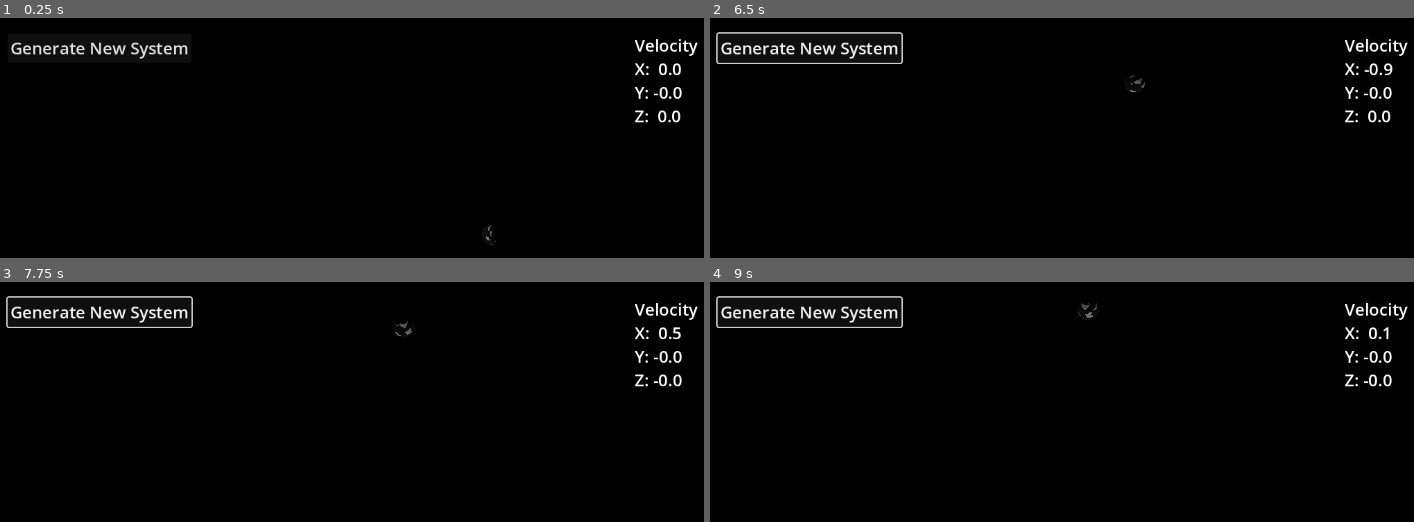
Above: before the commit, frames 1-4 (two rows, left to right).
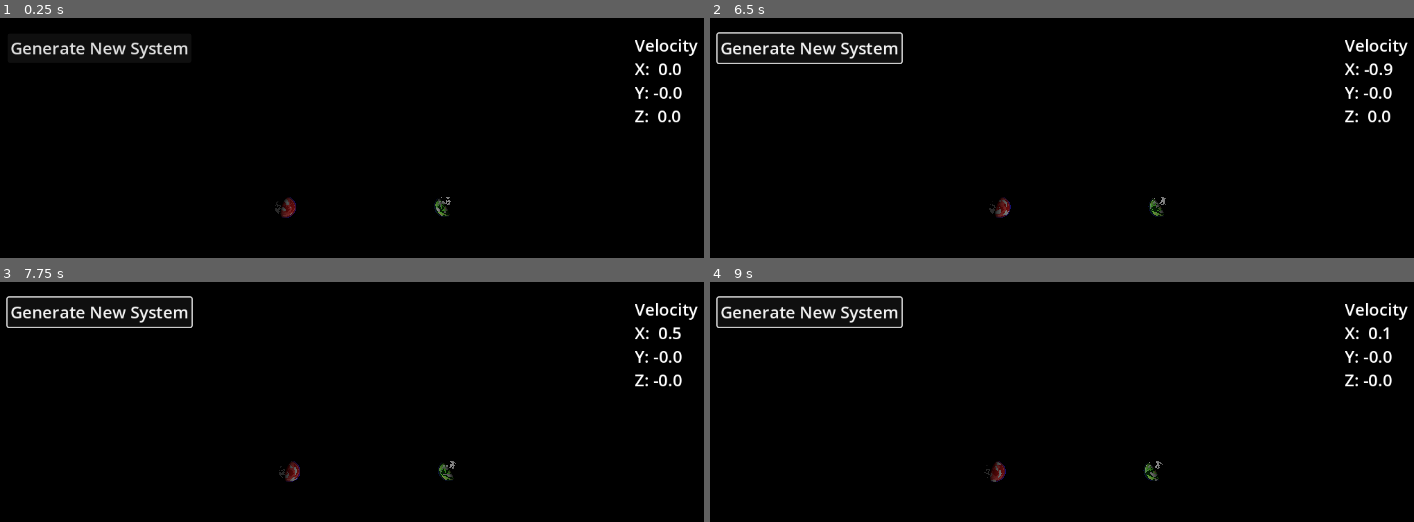
Above: after the commit, the same moments.

Repository: kruzaavn/solar_system_model
Game: Godot game, scene res://scenes/system/system.tscn
The game is run twice, just before and just after one commit, with the same random seed, the same clock (stepped at 60 frames per second) and the same inputs.
Inputs (mouse positions are in pixels of both pictures, inside the frame that each line leads up to):
- Up to frame 1 (0.25 s): no input
- Up to frame 2 (6.5 s): click "Generate New System" at 0.5 s; click "Generate New System" at 1.25 s; tap Enter at 2, 3.5, 5.75 s; move the mouse to (1273, 219) at 2.02 s; hold Right (Right) 2.03-2.78 s; hold Space (Halt) 2.03-2.78 s; move the mouse to (outside the picture) at 2.77 s; hold F (Back) 2.78-3.53 s; tap Space (Halt) at 2.85, 4.35, 5.85 s; move the mouse to (1181, 142) at 3.52 s; hold Right (Right) 3.53-4.28 s; hold Space (Halt) 3.53-4.28 s; move the mouse to (outside the picture) at 4.27 s; hold R (Forward) 4.28-5.03 s; move the mouse to (outside the picture) at 5.02 s; hold Space (Halt) 5.03-5.78 s; hold A (Left) from 5.03 s (still down); move the mouse to (857, 174) at 5.77 s
- Up to frame 3 (7.75 s): move the mouse to (429, 505) at 6.52 s; release A (Left) at 6.53 s; hold F (Back) 6.53-7.28 s; hold Space (Halt) 6.53-7.28 s; move the mouse to (267, 392) at 7.27 s; hold Right (Right) from 7.28 s (still down); tap Space (Halt) at 7.35 s
- Up to frame 4 (9 s): move the mouse to (1273, 483) at 8.02 s; release Right (Right) at 8.03 s; hold R (Forward) 8.03-8.78 s; hold Space (Halt) 8.03-8.78 s; move the mouse to (outside the picture) at 8.77 s; hold Right (Right) from 8.78 s (still down); tap Space (Halt) at 8.85 s

The runs differ from the first frame. In frame 1, 0.3% of the frame differs, in the area x 39-71%, y 74-95%; in frame 2, 0.3%; in frame 3, 0.3%; in frame 4, 0.3%, in the area x 38-65%, y 8-84%.

Commit message:
made body resources local to scene

Diff:
--- a/resources/BodyData.gd
+++ b/resources/BodyData.gd
@@ -3,22 +3,44 @@
 
 class_name BodyData
 
-@export var noise: NoiseTexture2D
-
-@export var gradient: GradientTexture1D
-
-@export_enum("ROCKY", "ATMOSPHERE", "OCEANIC", "GAS_GIANT") var biome: int :
+@export var noise: NoiseTexture2D:
 	set(value):
 
+		noise = value
+		emit_changed()
+
+@export var gradient: GradientTexture1D:
+	set(value):
+
+		gradient = value
+		emit_changed()
+
+@export_enum("ROCKY", "ATMOSPHERE", "OCEANIC", "GAS_GIANT") var biome: int:
+	set(value):
 		biome = value
 		emit_changed()
 
-@export_range(1.0, 10.0, 0.01) var scale: float = 1.0
+@export_range(1.0, 10.0, 0.01) var scale: float = 1.0:
+	set(value):
+		scale = value
+		emit_changed()
 
-@export var ocean: Color
+@export var ocean: Color:
+	set(value):
+		ocean = value
+		emit_changed()
 
-@export var ocean_fresnel: Color
+@export var ocean_fresnel: Color:
+	set(value):
+		ocean_fresnel = value
+		emit_changed()
 
-@export var atmosphere: Color
+@export var atmosphere: Color:
+	set(value):
+		atmosphere = value
+		emit_changed()
 
-@export var atmosphere_fresnel: Color
+@export var atmosphere_fresnel: Color:
+	set(value):
+		atmosphere_fresnel = value
+		emit_changed()
--- a/scenes/body/body.tscn
+++ b/scenes/body/body.tscn
@@ -8,33 +8,15 @@
 [ext_resource type="Shader" path="res://scenes/body/water.gdshader" id="5_y71it"]
 [ext_resource type="Shader" path="res://scenes/body/atmosphere.gdshader" id="7_y7ht5"]
 
-[sub_resource type="Gradient" id="Gradient_7rt7e"]
-interpolation_mode = 1
-offsets = PackedFloat32Array(0, 0.5, 0.573469, 0.783673)
-colors = PackedColorArray(0, 0, 0, 1, 1, 1, 1, 1, 0.0784314, 1, 1, 1, 0.466667, 0, 0, 1)
-
-[sub_resource type="GradientTexture1D" id="GradientTexture1D_f8fa6"]
-gradient = SubResource("Gradient_7rt7e")
-
-[sub_resource type="Gradient" id="Gradient_mjlqk"]
-
-[sub_resource type="FastNoiseLite" id="FastNoiseLite_d8aso"]
-
-[sub_resource type="NoiseTexture2D" id="NoiseTexture2D_uye65"]
-seamless = true
-color_ramp = SubResource("Gradient_mjlqk")
-noise = SubResource("FastNoiseLite_d8aso")
-
-[sub_resource type="Resource" id="Resource_rdt45"]
+[sub_resource type="Resource" id="Resource_g1wl2"]
+resource_local_to_scene = true
 script = ExtResource("2_q5xe8")
-noise = SubResource("NoiseTexture2D_uye65")
-gradient = SubResource("GradientTexture1D_f8fa6")
 biome = 0
 scale = 1.0
-ocean = Color(0, 0.380392, 0.960784, 1)
-ocean_fresnel = Color(0.996078, 0, 0.976471, 1)
-atmosphere = Color(0.984314, 0, 0, 0.0941176)
-atmosphere_fresnel = Color(0.627451, 0, 0.972549, 0.34902)
+ocean = Color(0, 0, 0, 1)
+ocean_fresnel = Color(0, 0, 0, 1)
+atmosphere = Color(0, 0, 0, 1)
+atmosphere_fresnel = Color(0, 0, 0, 1)
 
 [sub_resource type="Gradient" id="Gradient_ob1xt"]
 
@@ -50,10 +32,11 @@
 noise = SubResource("FastNoiseLite_r3dpx")
 
 [sub_resource type="ShaderMaterial" id="ShaderMaterial_827ri"]
+resource_local_to_scene = true
 render_priority = 0
 shader = ExtResource("5_y71it")
-shader_parameter/albedo = Color(0, 0.380392, 0.960784, 1)
-shader_parameter/albedo2 = Color(0.996078, 0, 0.976471, 1)
+shader_parameter/albedo = Color(0.933333, 0, 0, 1)
+shader_parameter/albedo2 = Color(0, 0.945098, 0, 1)
 shader_parameter/metallic = 0.0
 shader_parameter/roughness = 0.5
 shader_parameter/wave_direction = Vector2(2.08165e-12, 2.08165e-12)
@@ -72,9 +55,18 @@
 shader_parameter/wave = SubResource("NoiseTexture2D_6ia44")
 
 [sub_resource type="SphereMesh" id="SphereMesh_ret8w"]
+resource_local_to_scene = true
 material = SubResource("ShaderMaterial_827ri")
 radius = 0.55
 height = 1.1
+
+[sub_resource type="Gradient" id="Gradient_ulg66"]
+
+[sub_resource type="FastNoiseLite" id="FastNoiseLite_ln0xf"]
+
+[sub_resource type="NoiseTexture2D" id="NoiseTexture2D_rjo8a"]
+color_ramp = SubResource("Gradient_ulg66")
+noise = SubResource("FastNoiseLite_ln0xf")
 
 [sub_resource type="Gradient" id="Gradient_b5cgr"]
 
@@ -92,8 +84,7 @@
 shader = ExtResource("1_nvprb")
 shader_parameter/sample_scale = 0.1
 shader_parameter/emmit = false
-shader_parameter/height_map = SubResource("NoiseTexture2D_uye65")
-shader_parameter/surface_gradient = SubResource("GradientTexture1D_f8fa6")
+shader_parameter/height_map = SubResource("NoiseTexture2D_rjo8a")
 shader_parameter/normal_map = SubResource("NoiseTexture2D_x3bdg")
 
 [sub_resource type="SphereMesh" id="SphereMesh_5unp5"]
@@ -103,6 +94,7 @@
 rings = 512
 
 [sub_resource type="ShaderMaterial" id="ShaderMaterial_jj1ik"]
+resource_local_to_scene = true
 render_priority = 0
 shader = ExtResource("3_jxveo")
 shader_parameter/show = false
@@ -110,6 +102,7 @@
 shader_parameter/alpha = ExtResource("4_hmj63")
 
 [sub_resource type="SphereMesh" id="SphereMesh_amu6v"]
+resource_local_to_scene = true
 material = SubResource("ShaderMaterial_jj1ik")
 uv2_padding = 0.0
 radius = 0.7
@@ -132,16 +125,18 @@
 curve = SubResource("Curve_kfkuj")
 
 [sub_resource type="ShaderMaterial" id="ShaderMaterial_100fi"]
+resource_local_to_scene = true
 render_priority = 1
 shader = ExtResource("7_y7ht5")
-shader_parameter/color = Color(0.984314, 0, 0, 0.0941176)
-shader_parameter/fresnel_color = Color(0.627451, 0, 0.972549, 0.34902)
+shader_parameter/color = Color(0, 0, 0, 1)
+shader_parameter/fresnel_color = Color(0, 0, 0, 1)
 shader_parameter/cloud_cut = 0.63
 shader_parameter/wind_speed = 19.7
 shader_parameter/fresnel_curve = SubResource("CurveTexture_v6gcp")
 shader_parameter/cloud_texture = SubResource("NoiseTexture2D_jk6av")
 
 [sub_resource type="SphereMesh" id="SphereMesh_ym2yv"]
+resource_local_to_scene = true
 material = SubResource("ShaderMaterial_100fi")
 radius = 0.65
 height = 1.3
@@ -152,7 +147,7 @@
 [node name="body" type="RigidBody3D"]
 gravity_scale = 0.0
 script = ExtResource("1_h0e1s")
-data = SubResource("Resource_rdt45")
+data = SubResource("Resource_g1wl2")
 
 [node name="OceanMesh" type="MeshInstance3D" parent="."]
 transform = Transform3D(1, 0, 0, 0, 1, 0, 0, 0, 1, 2.08165e-12, 2.08165e-12, 2.08165e-12)
--- a/scenes/system/system.tscn
+++ b/scenes/system/system.tscn
@@ -6,53 +6,74 @@
 [ext_resource type="PackedScene" uid="uid://draoeu0q3cm8q" path="res://scenes/ui/user_interface.tscn" id="3_edxjg"]
 [ext_resource type="PackedScene" uid="uid://0muswldcin2y" path="res://scenes/body/body.tscn" id="3_uicn7"]
 
-[sub_resource type="Gradient" id="Gradient_th5x7"]
-colors = PackedColorArray(0, 0, 0, 1, 0.626167, 0.493241, 0.0322742, 1)
+[sub_resource type="Gradient" id="Gradient_3dun1"]
 
-[sub_resource type="FastNoiseLite" id="FastNoiseLite_yvp6d"]
-noise_type = 3
-frequency = 0.05
-domain_warp_enabled = true
-domain_warp_type = 1
-metadata/_preview_in_3d_space_ = true
+[sub_resource type="GradientTexture1D" id="GradientTexture1D_b74v0"]
+gradient = SubResource("Gradient_3dun1")
 
-[sub_resource type="NoiseTexture2D" id="NoiseTexture2D_qaphc"]
-seamless = true
-color_ramp = SubResource("Gradient_th5x7")
-noise = SubResource("FastNoiseLite_yvp6d")
+[sub_resource type="Gradient" id="Gradient_icqpx"]
 
-[sub_resource type="Resource" id="Resource_oo4gj"]
+[sub_resource type="FastNoiseLite" id="FastNoiseLite_jytvy"]
+
+[sub_resource type="NoiseTexture2D" id="NoiseTexture2D_slgx5"]
+color_ramp = SubResource("Gradient_icqpx")
+noise = SubResource("FastNoiseLite_jytvy")
+
+[sub_resource type="Resource" id="Resource_nelyn"]
+resource_local_to_scene = true
 script = ExtResource("2_qiibh")
-noise = SubResource("NoiseTexture2D_qaphc")
-surface_graident = PackedColorArray()
+noise = SubResource("NoiseTexture2D_slgx5")
+gradient = SubResource("GradientTexture1D_b74v0")
+biome = 0
+scale = 1.0
+ocean = Color(0, 0.419608, 0.439216, 1)
+ocean_fresnel = Color(0.721569, 0, 0.372549, 1)
+atmosphere = Color(0.807843, 0, 0, 0.74902)
+atmosphere_fresnel = Color(0, 0, 1, 0.764706)
 
-[sub_resource type="Gradient" id="Gradient_si6tp"]
+[sub_resource type="Gradient" id="Gradient_aid8y"]
+offsets = PackedFloat32Array(0, 0.531568, 0.922607, 1)
+colors = PackedColorArray(0, 0, 0, 1, 0.435294, 0.956863, 0.227451, 1, 0.956863, 0.501961, 0.501961, 1, 1, 1, 1, 1)
 
-[sub_resource type="FastNoiseLite" id="FastNoiseLite_dypyd"]
+[sub_resource type="GradientTexture1D" id="GradientTexture1D_oc8by"]
+gradient = SubResource("Gradient_aid8y")
 
-[sub_resource type="NoiseTexture2D" id="NoiseTexture2D_7ubwn"]
-seamless = true
-color_ramp = SubResource("Gradient_si6tp")
-noise = SubResource("FastNoiseLite_dypyd")
+[sub_resource type="Gradient" id="Gradient_5bkqm"]
 
-[sub_resource type="Resource" id="Resource_8ghp4"]
+[sub_resource type="FastNoiseLite" id="FastNoiseLite_mupoc"]
+seed = 5
+
+[sub_resource type="NoiseTexture2D" id="NoiseTexture2D_5itfs"]
+color_ramp = SubResource("Gradient_5bkqm")
+noise = SubResource("FastNoiseLite_mupoc")
+
+[sub_resource type="Resource" id="Resource_w4d2i"]
+resource_local_to_scene = true
 script = ExtResource("2_qiibh")
-noise = SubResource("NoiseTexture2D_7ubwn")
-surface_graident = PackedColorArray()
+noise = SubResource("NoiseTexture2D_5itfs")
+gradient = SubResource("GradientTexture1D_oc8by")
+biome = 0
+scale = 1.0
+ocean = Color(0, 0, 0.654902, 1)
+ocean_fresnel = Color(0, 1, 1, 0.721569)
+atmosphere = Color(0, 0.678431, 0, 0.262745)
+atmosphere_fresnel = Color(0, 0, 1, 0.372549)
 
 [node name="system" type="Node3D"]
 
 [node name="bodies" type="Node3D" parent="."]
 
+[node name="body" parent="bodies" node_paths=PackedStringArray("influencing_body") instance=ExtResource("3_uicn7")]
+transform = Transform3D(1, 0, 0, 0, 1, 0, 0, 0, 1, -6.15602, 0, -2.00666)
+influencing_body = NodePath("../Star")
+data = SubResource("Resource_nelyn")
+
+[node name="body2" parent="bodies" node_paths=PackedStringArray("influencing_body") instance=ExtResource("3_uicn7")]
+transform = Transform3D(1, 0, 0, 0, 1, 0, 0, 0, 1, 3.18691, 0, -2.05608)
+influencing_body = NodePath("../Star")
+data = SubResource("Resource_w4d2i")
+
 [node name="Star" parent="bodies" instance=ExtResource("1_3hnrb")]
-mass = 1.6e+11
-data = SubResource("Resource_oo4gj")
-
-[node name="body" parent="bodies" node_paths=PackedStringArray("influencing_body") instance=ExtResource("3_uicn7")]
-transform = Transform3D(1, 0, 0, 0, 1, 0, 0, 0, 1, 6.02106, 2.08165e-12, 2.08165e-12)
-linear_velocity = Vector3(2.08165e-12, 2.08165e-12, -1.8)
-influencing_body = NodePath("../Star")
-data = SubResource("Resource_8ghp4")
 
 [node name="UserInterface" parent="." node_paths=PackedStringArray("body") instance=ExtResource("3_edxjg")]
 body = NodePath("../Camera")
Not shown: 1 places in scenes/body/body.tscn that only renumber resources
Not shown: 1 places in scenes/system/system.tscn that only renumber resources
